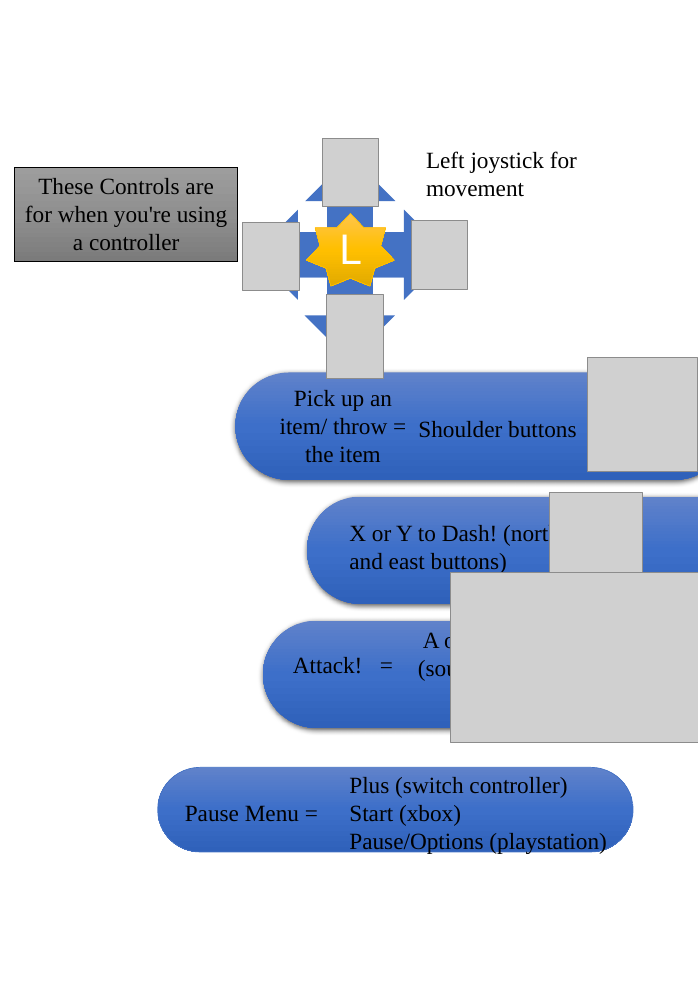
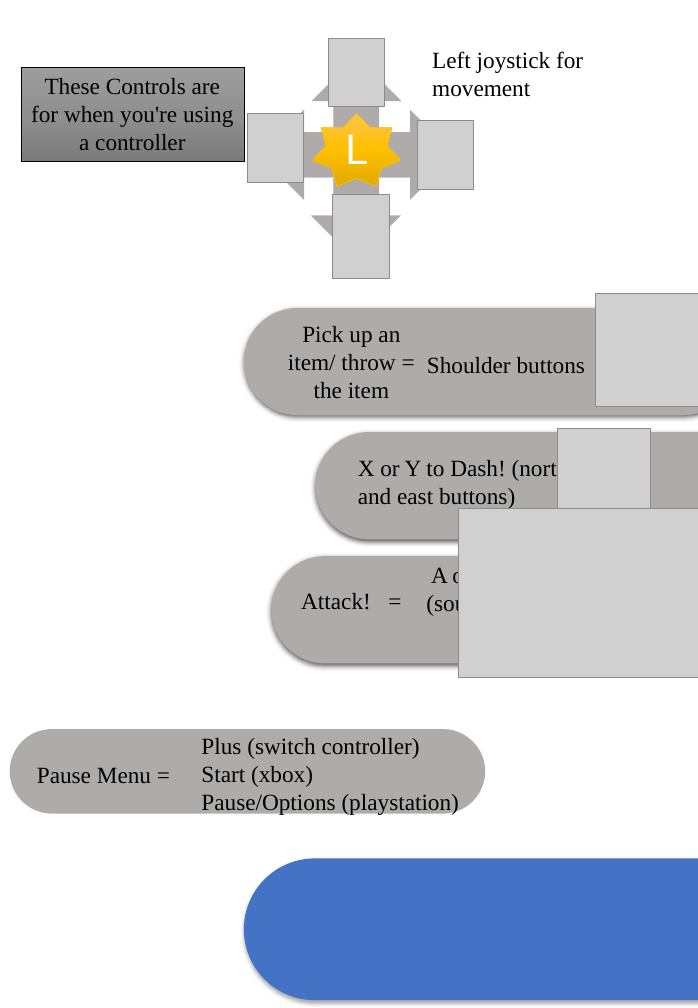
Before and after one commit to ponyfan88/Craigs-Adventure, a slide deck: slide 8 of Manual assets/maNUAL.pptx. Drawn at 698x1008 pixels with LibreOffice and Linux fonts; fonts in the diff are those of the drawing; grey boxes stand for pictures. Boxes give left, top, right and bottom in pixels: in the first picture for what was removed or moved away, otherwise in the second. Text is boxed around its words. In the diff, an @@ line names an element or a change of style, - is before the commit and + after.

```diff
--- a/Manual assets/maNUAL.pptx
+++ b/Manual assets/maNUAL.pptx
@@ 4 down arrows, 3 pictures, 1 rectangle, 1 text, 1 star: place and size @@
-4 down arrows, 3 pictures, 1 rectangle, 1 text, 1 star at (15,139,577,378)
+4 down arrows, 3 pictures, 1 rectangle, 1 text, 1 star at (20,38,583,278)
@@ fill #4472C4 to #AFABAB in 4 elements at (289,110,455,200), (259,110,425,200), (311,94,401,261), (312,56,402,222) @@
@@ picture: place and size @@
-picture at (243,222,300,291)
+picture at (248,114,304,182)
@@ 5 texts, 3 pictures, 3 rounded rectangles: place and size @@
-5 texts, 3 pictures, 3 rounded rectangles at (235,358,698,743)
+5 texts, 3 pictures, 3 rounded rectangles at (244,293,698,678)
@@ fill gradient #6183CB to #3E70CA to #3062BB to #AFABAB in 3 elements at (272,557,698,664), (244,308,698,415), (315,432,698,539) @@
@@ 2 texts, 1 rounded rectangle: place and size @@
-2 texts, 1 rounded rectangle at (157,768,633,854)
+2 texts, 1 rounded rectangle at (9,730,485,816)
@@ rounded rectangle at (9,730,485,814): fill gradient #6183CB to #3E70CA to #3062BB to #AFABAB; outline #4472C4 0.5 pt to none @@
@@ rounded rectangle added at (244,859,698,1000), fill #4472C4 @@
```
Also in this commit, not shown: 7 other slides changed.
